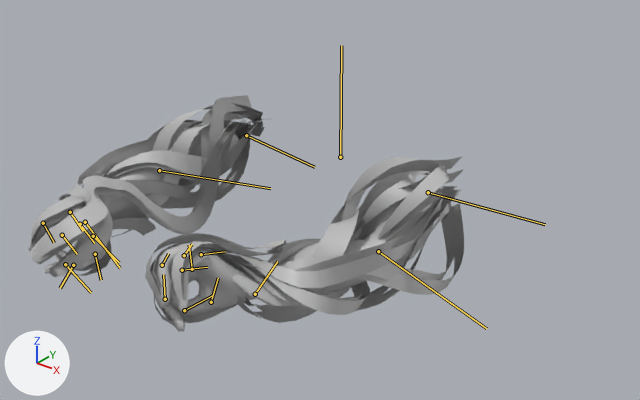
The FBX model Assets/Animations/Character/Pariah/Animation_Character_PariahArm_001_Dash.fbx as it was, and as the next commit left it.
Camera for both pictures: a camera (50 mm lens) standing at (1.168, -1.537, 2.305) and looking at (0.009, -0.088, 1.407). Lighting does not change. The marker at lower left points along +X, +Y and +Z. Both versions are drawn at frame 13 of the action 'Take 001'; the numbers are the values there. The bones that bend it are drawn over the model as lines.

Names of what the first picture shows: 'Pariah_Arm'.
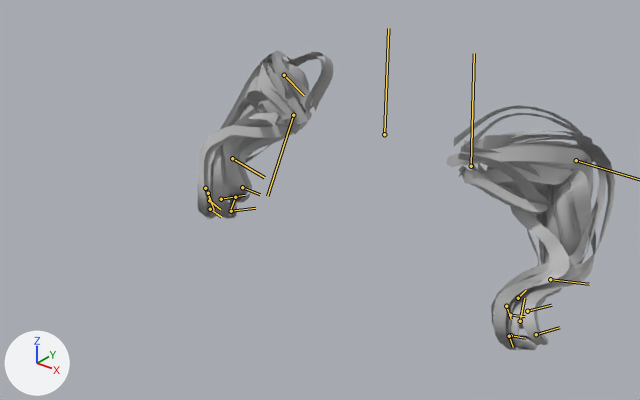
Pixel boxes (x1, y1, x2, y2) of what changed, in the pictures (640 x 400 px):
'Pariah_Arm', posed (26% taller)
    before: (28, 95, 464, 332)
    after: (197, 50, 615, 350)
bone 'ROOT_JNT', root to tip
    before: (340, 157) to (341, 45)
    after: (384, 134) to (388, 28)
bone 'R_Shoulder_JNT', root to tip
    before: (246, 135) to (314, 167)
    after: (293, 115) to (267, 196)
bone 'R_Elbow_JNT', root to tip
    before: (159, 170) to (270, 188)
    after: (284, 75) to (304, 95)
bone 'R_Wrist_JNT', root to tip
    before: (85, 222) to (120, 268)
    after: (232, 158) to (264, 177)
bone 'R_MiddleFinger_2_JNT', root to tip
    before: (62, 235) to (77, 254)
    after: (210, 209) to (221, 217)
bone 'R_IndexFinger_1_JNT', root to tip
    before: (93, 236) to (119, 262)
    after: (221, 199) to (245, 195)
bone 'R_Thumb_1_JNT', root to tip
    before: (95, 254) to (101, 280)
    after: (242, 187) to (260, 194)
bone 'R_Thumb_2_JNT', root to tip
    before: (73, 265) to (60, 288)
    after: (235, 197) to (231, 208)
bone 'L_Shoulder_JNT', root to tip
    before: (428, 192) to (545, 224)
    after: (471, 166) to (474, 53)
bone 'L_Wrist_JNT', root to tip
    before: (255, 294) to (277, 261)
    after: (550, 279) to (589, 284)
bone 'L_MiddleFinger_2_JNT', root to tip
    before: (162, 265) to (168, 253)
    after: (511, 335) to (525, 338)
bone 'L_IndexFinger_1_JNT', root to tip
    before: (192, 269) to (189, 245)
    after: (506, 306) to (511, 319)
bone 'L_IndexFinger_2_JNT', root to tip
    before: (165, 299) to (163, 274)
    after: (509, 336) to (513, 347)
bone 'L_Thumb_1_JNT', root to tip
    before: (211, 302) to (218, 278)
    after: (518, 298) to (526, 290)
bone 'L_Thumb_2_JNT', root to tip
    before: (184, 310) to (213, 295)
    after: (520, 321) to (524, 298)

The change in detail:
Bone 'ROOT_JNT' (bone_root_jnt) moves from (0.0, 0.0, 0.0) to (0.0, 0.0, -18.3).
Bone 'R_Shoulder_JNT' (bone_r_shoulder_jnt) turns from (0, 5, -5) to (-73, -6, -130) degrees about its own x, y and z.
Bone 'R_Elbow_JNT' (bone_r_elbow_jnt) turns from (0, -4, 20) to (0, -18, 99) degrees about its own x, y and z.
Bone 'R_Wrist_JNT' (bone_r_wrist_jnt) turns from (-61, -25, 36) to (-51, 1, 7) degrees about its own x, y and z.
Bone 'R_MiddleFinger_2_JNT' (bone_r_middlefinger_2_jnt) turns from (0, 33, 0) to (0, 36, 0) degrees about its own x, y and z.
Bone 'R_IndexFinger_1_JNT' (bone_r_indexfinger_1_jnt) turns from (14, 53, 4) to (-8, 48, 3) degrees about its own x, y and z.
Bone 'R_Thumb_1_JNT' (bone_r_thumb_1_jnt) turns from (-15, 20, -27) to (-20, 16, -40) degrees about its own x, y and z.
Bone 'R_Thumb_2_JNT' (bone_r_thumb_2_jnt) turns from (0, 7, -53) to (-4, 9, -76) degrees about its own x, y and z.
Bone 'L_Shoulder_JNT' (bone_l_shoulder_jnt) turns from (4, 4, -7) to (-79, 1, -134) degrees about its own x, y and z.
Bone 'L_Elbow_JNT' (bone_l_elbow_jnt) turns from (0, -4, 20) to (0, -19, 103) degrees about its own x, y and z.
Bone 'L_Wrist_JNT' (bone_l_wrist_jnt) turns from (-70, -24, 48) to (-79, -12, 42) degrees about its own x, y and z.
Bone 'L_MiddleFinger_2_JNT' (bone_l_middlefinger_2_jnt) turns from (0, 38, 1) to (0, 38, 0) degrees about its own x, y and z.
Bone 'L_IndexFinger_1_JNT' (bone_l_indexfinger_1_jnt) turns from (14, 56, 5) to (-10, 50, 0) degrees about its own x, y and z.
Bone 'L_IndexFinger_2_JNT' (bone_l_indexfinger_2_jnt) turns from (-2, 42, -1) to (-2, 50, -4) degrees about its own x, y and z.
Bone 'L_Thumb_1_JNT' (bone_l_thumb_1_jnt) turns from (-8, 24, -26) to (-16, 18, -41) degrees about its own x, y and z.
Bone 'L_Thumb_2_JNT' (bone_l_thumb_2_jnt) turns from (6, 3, -45) to (6, 8, -75) degrees about its own x, y and z.
